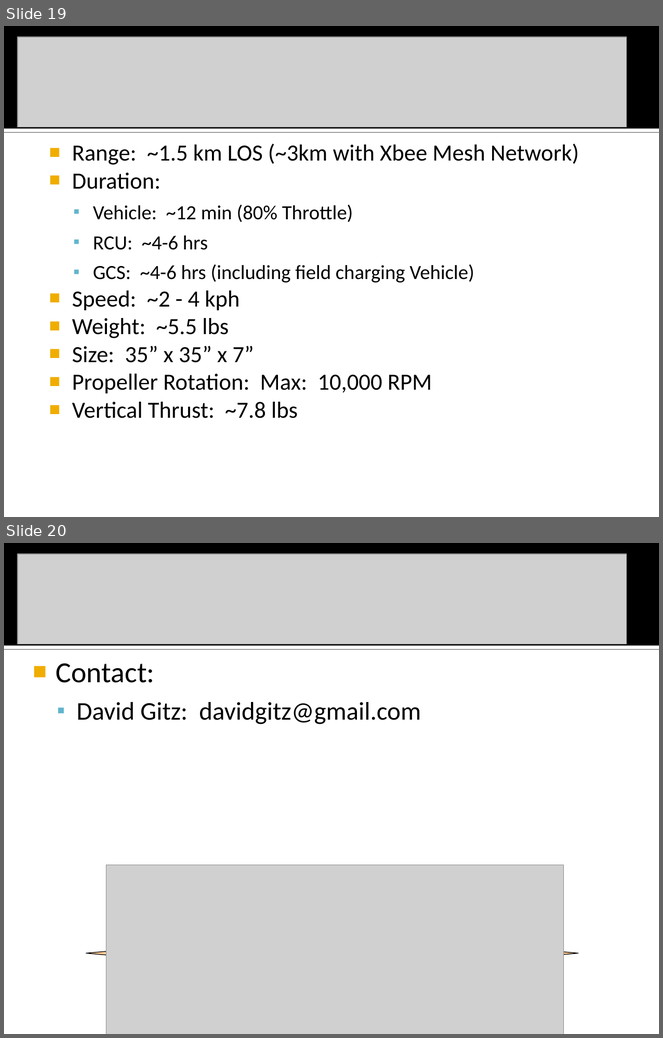
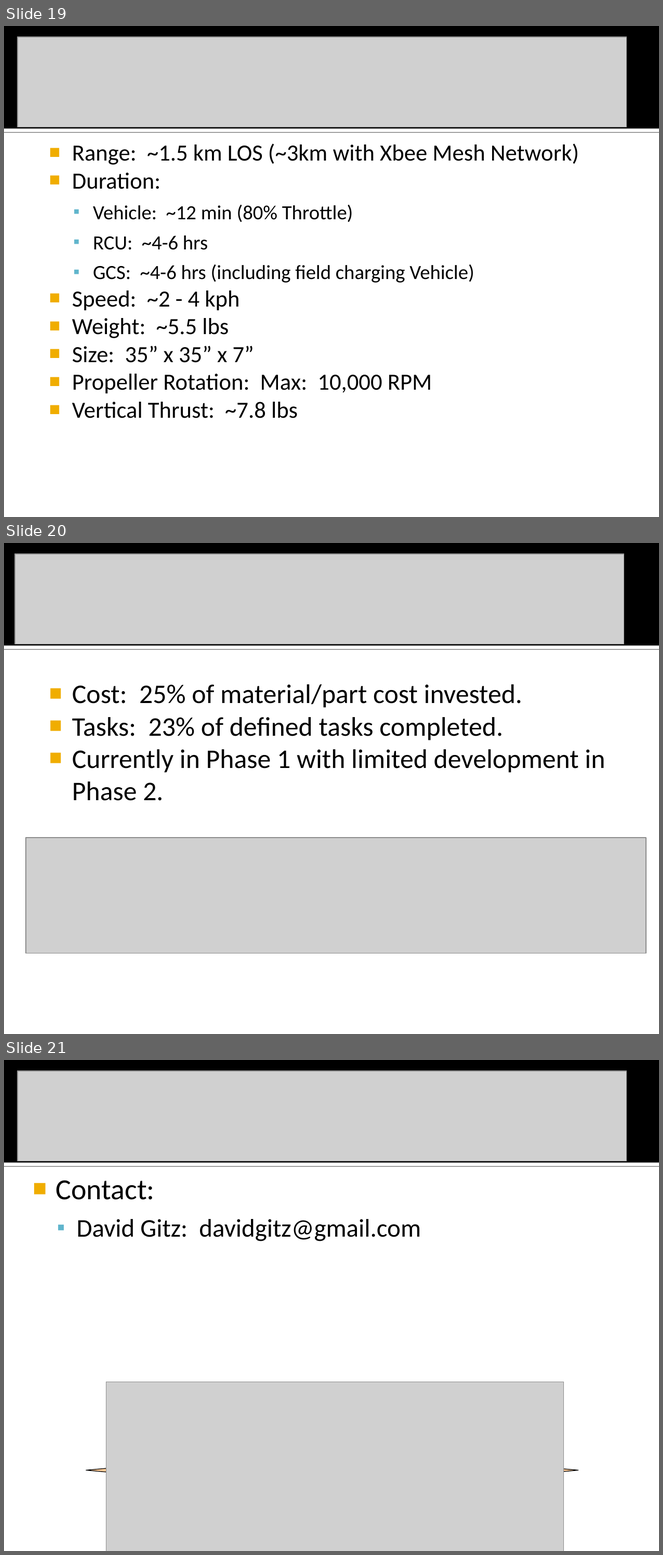
Before and after one commit to mwelling/robot-chopper, a slide deck: Marketing/PRPresentation.ppt. Shown one above the other, each under a label of ours: slides 19 and 20 before the commit, slides 19, 20 and 21 after it. The pictures are 663x1038 and 663x1555 pixels, drawn with LibreOffice and Linux fonts; fonts in the diff are those of the drawing; grey boxes stand for pictures. Boxes give left, top, right and bottom in pixels: in the first picture for what was removed or moved away, otherwise in the second. Text is boxed around its words. In the diff, an @@ line names an element or a change of style, - is before the commit and + after.

```diff
--- a/Marketing/PRPresentation.ppt
+++ b/Marketing/PRPresentation.ppt
@@ slide 20 added at [4,543,659,1034], background #FFFFFF; not listed: 2 template elements that a slide beside it also shows @@
@@ picture added at [15,554,624,644] @@
@@ text added at [72,684,605,801], 29.6 pt, text #000000 @@
+■ Cost: 25% of material/part cost invested.
+■ Tasks: 23% of defined tasks completed.
+■ Currently in Phase 1 with limited development in Phase 2.
@@ picture added at [26,838,646,954] @@
@@ what was slide 20 is now slide 21 @@
```
Also in this commit, not shown: 29 other files.
